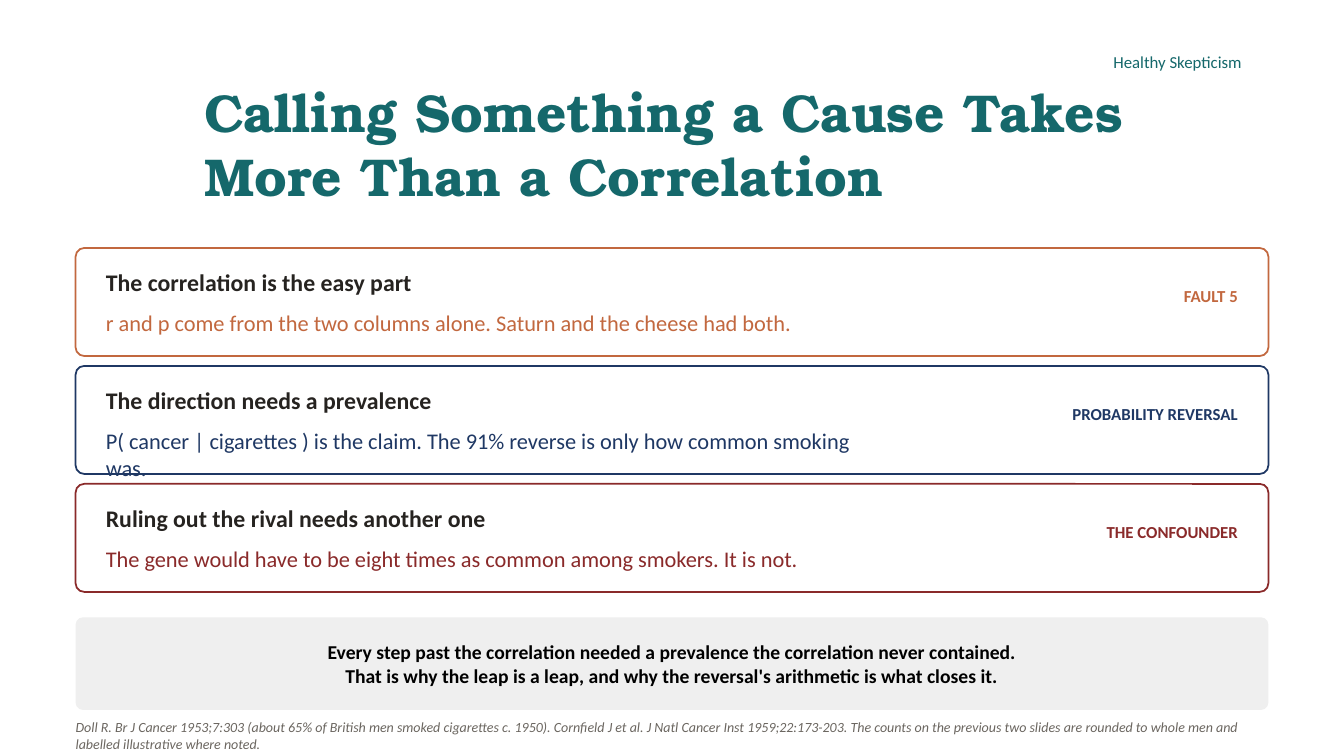
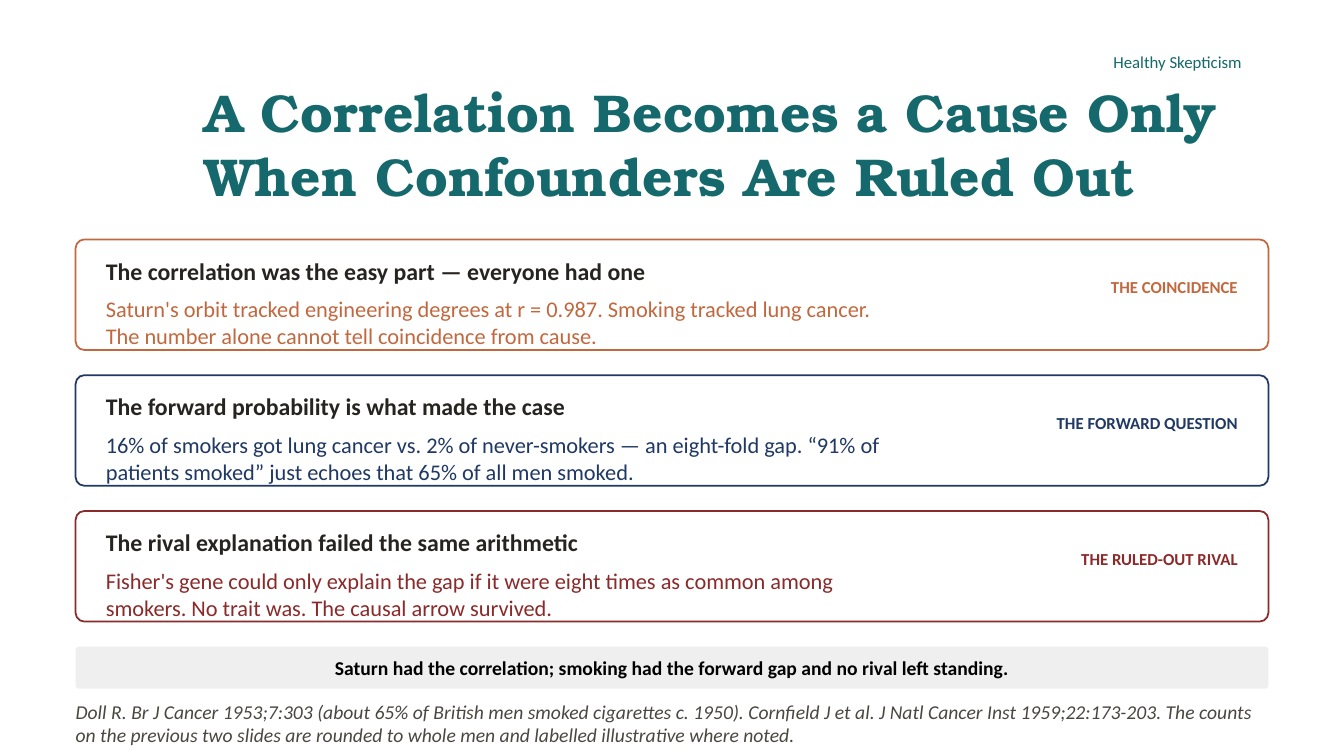
Before and after one commit to murraygmail/healthy-skepticism, a slide deck: slide 27 of materials/Day4.pptx. Drawn at 1344x756 pixels with LibreOffice and Linux fonts; fonts in the diff are those of the drawing; background and template pictures are left out. Boxes give left, top, right and bottom in pixels: in the first picture for what was removed or moved away, otherwise in the second. Text is boxed around its words. In the diff, an @@ line names an element or a change of style, - is before the commit and + after.

```diff
--- a/materials/Day4.pptx
+++ b/materials/Day4.pptx
@@ title at [204,91,1217,197]: text changed @@
-Calling Something a Cause Takes More Than a Correlation
+A Correlation Becomes a Cause Only When Confounders Are Ruled Out
@@ rounded rectangle: place and size @@
-rounded rectangle at [76,248,1268,356]
+rounded rectangle at [76,240,1268,351]
@@ text at [106,263,646,284]: text changed @@
-The correlation is the easy part
+The correlation was the easy part — everyone had one
@@ text added at [1111,282,1238,293], 12 pt, text #C2683F, bold @@
+THE COINCIDENCE
@@ text removed at [1184,291,1237,302] @@
-FAULT 5
@@ text removed at [106,315,790,335] @@
-r and p come from the two columns alone. Saturn and the cheese had both.
@@ text added at [106,301,870,350], 16 pt, text #C2683F @@
+Saturn's orbit tracked engineering degrees at r = 0.987. Smoking tracked lung cancer. The number alone cannot tell coincidence from cause.
@@ rounded rectangle: place and size @@
-rounded rectangle at [76,366,1268,474]
+rounded rectangle at [76,375,1268,486]
@@ text removed at [106,392,431,413] @@
-The direction needs a prevalence
@@ text added at [106,398,565,419], 17 pt, text #262320, bold @@
+The forward probability is what made the case
@@ text added at [1057,418,1237,431], 12 pt, text #1F3864, bold @@
+THE FORWARD QUESTION
@@ text removed at [1072,409,1238,420] @@
-PROBABILITY REVERSAL
@@ text removed at [106,433,849,453] @@
-P( cancer | cigarettes ) is the claim. The 91% reverse is only how common smoking was.
@@ text added at [106,437,880,486], 16 pt, text #1F3864 @@
+16% of smokers got lung cancer vs. 2% of never-smokers — an eight-fold gap. “91% of patients smoked” just echoes that 65% of all men smoked.
@@ rounded rectangle: place and size @@
-rounded rectangle at [76,484,1268,592]
+rounded rectangle at [76,511,1268,622]
@@ text at [106,534,578,555]: text changed @@
-Ruling out the rival needs another one
+The rival explanation failed the same arithmetic
@@ text at [1081,554,1237,565]: text changed @@
-THE CONFOUNDER
+THE RULED-OUT RIVAL
@@ text at [106,573,833,622]: text changed @@
-The gene would have to be eight times as common among smokers. It is not.
+Fisher's gene could only explain the gap if it were eight times as common among smokers. No trait was. The causal arrow survived.
@@ rounded rectangle removed at [76,617,1268,710] @@
-Every step past the correlation needed a prevalence the correlation never contained.
-That is why the leap is a leap, and why the reversal's arithmetic is what closes it.
@@ rounded rectangle added at [76,647,1268,690], fill #EFEFEF, 14 pt, text #000000, bold @@
+Saturn had the correlation; smoking had the forward gap and no rival left standing.
@@ text "Doll R. Br J Cancer ...": place and size @@
-text "Doll R. Br J Cancer ..." at [76,722,1238,749]
+text "Doll R. Br J Cancer ..." at [76,705,1251,745]
@@ text "Doll R. Br J Cancer ..." at [76,705,1251,745]: size 10 to 14 pt, text colour #6B6660 to #4A4741 @@
```
Also in this commit, not shown: 21 other slides changed, 7 other files.
